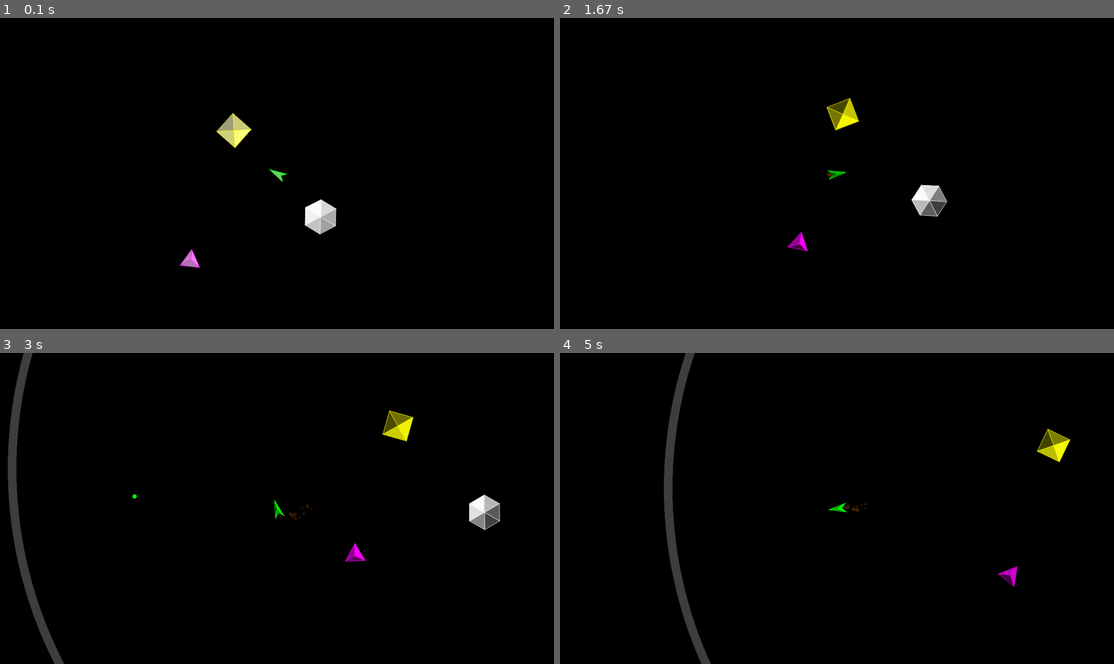
Above: before the commit, frames 1-4 (two rows, left to right).
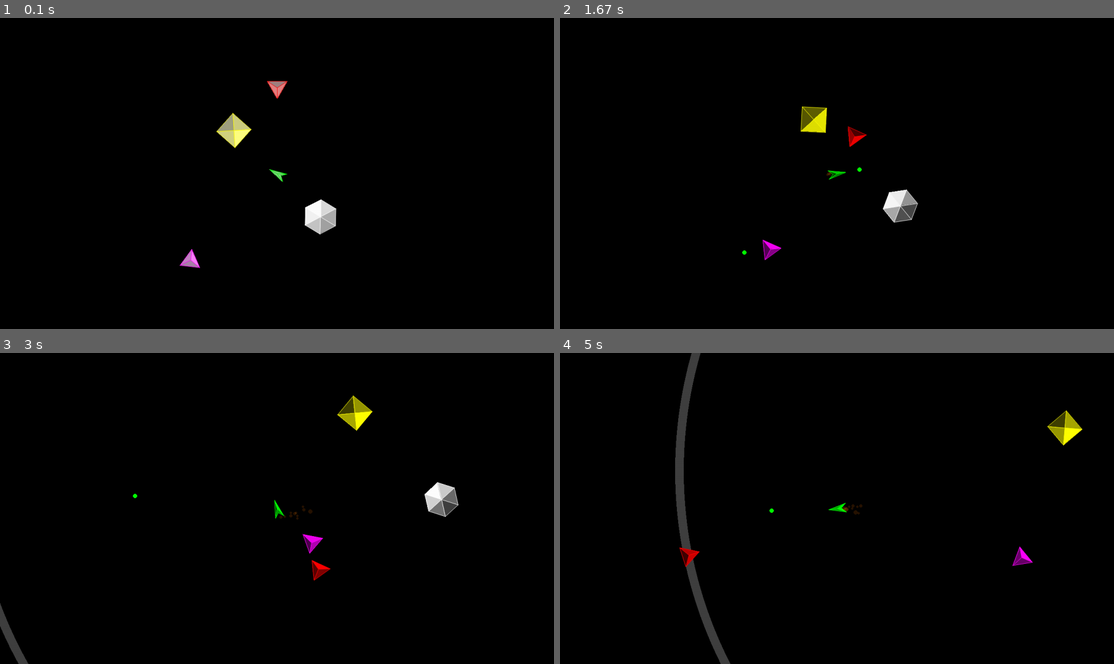
Above: after the commit, the same moments.

Repository: Binary-Ninja/pygame-summer-jam-2024
Game: pygame game, started from main.py
Two runs of this game, one before a commit and one after it. Both use one fixed random seed, a clock stepped at 60 frames per second and the inputs below.
Inputs (mouse positions are in pixels of both pictures, inside the frame that each line leads up to):
- Up to frame 1 (0.1 s): no input
- Up to frame 2 (1.67 s): press the mouse at (704, 176) at 0.37 s; move the mouse to (798, 207) at 0.47 s; release the mouse at (892, 241) at 0.6 s; hold Esc 0.67-1.13 s; click (665, 126) at 0.75 s; click (837, 108) at 1.22 s, where only the run after the commit has a clickable "(ESC) RESUME"; hold M from 1.5 s (still down); click (903, 164) at 1.58 s
- Up to frame 3 (3 s): release M at 1.97 s; press the mouse at (144, 511) at 2.03 s; move the mouse to (149, 558) at 2.13 s; release the mouse at (155, 604) at 2.27 s; press the mouse at (144, 511) at 2.37 s; move the mouse to (177, 564) at 2.47 s; release the mouse at (204, 617) at 2.6 s; press the mouse at (144, 511) at 2.7 s; move the mouse to (199, 474) at 2.8 s; release the mouse at (254, 433) at 2.93 s
- Up to frame 4 (5 s): press the mouse at (704, 511) at 3.03 s; move the mouse to (831, 486) at 3.13 s; release the mouse at (964, 461) at 3.27 s; press the mouse at (704, 511) at 3.37 s; move the mouse to (720, 542) at 3.47 s; release the mouse at (737, 573) at 3.6 s; press the mouse at (704, 511) at 3.7 s; move the mouse to (759, 564) at 3.8 s; release the mouse at (814, 617) at 3.93 s; press the mouse at (704, 511) at 4.03 s; move the mouse to (704, 536) at 4.13 s; release the mouse at (704, 564) at 4.27 s; press the mouse at (704, 511) at 4.37 s; move the mouse to (864, 477) at 4.47 s; release the mouse at (1030, 446) at 4.6 s; press the mouse at (704, 511) at 4.7 s; move the mouse to (715, 517) at 4.8 s; release the mouse at (720, 520) at 4.93 s

The runs differ from the first frame. In frame 1, 0.1% of the frame differs, in the area x 48-52%, y 20-27%; in frame 2, 2.1%; in frame 3, 4.1%; in frame 4, 4.1%, in the area x 18-95%, y 0-100%.

Commit message:
added sounds, pause menu, and basic enemy

Diff:
--- a/main.py
+++ b/main.py
@@ -14,6 +14,8 @@
 
 APPLICATION_DIRECTORY = Path(__file__, "..").resolve()
 SOUND_DIRECTORY = APPLICATION_DIRECTORY / "sounds"
+FONT_PATH = APPLICATION_DIRECTORY / "Kenney_Future_Narrow.ttf"
+FIRE_GUN_SOUND = "fire_gun.wav"
 
 LEFT_MOUSE_BUTTON = 1
 WINDOWED_RESOLUTION = pg.Vector2(800, 600)
@@ -26,16 +28,21 @@
 def main() -> None:
     pg.init()
 
-    explosion_sound = pg.mixer.Sound(SOUND_DIRECTORY / "explosion.wav")
-    fire_sound = pg.mixer.Sound(SOUND_DIRECTORY / "fire_gun.wav")
-    asteroid_break_sound = pg.mixer.Sound(SOUND_DIRECTORY / "asteroid_break.wav")
+    sounds = utils.Sounds(SOUND_DIRECTORY, True)
 
     utils.setup_window("Polybius Rex")
     fullscreen = True
     screen = utils.create_display(WINDOWED_RESOLUTION, fullscreen)
     clock = pg.time.Clock()
-    font = pg.Font(size=24)
+    font = pg.Font(FONT_PATH, 24)
     debug = False
+    paused = False
+
+    # Create the pause menu buttons.
+    resume_button = sprites.Button(-150)
+    sounds_button = sprites.Button(-50)
+    fullscreen_button = sprites.Button(50)
+    quit_button = sprites.Button(150)
 
     # The center of the arena is the light source, so you can always locate it.
     light_source = (0, 0)
@@ -48,6 +55,9 @@
 
         # Create and reference the player object.
         player := sprites.Player((0, 0), sprites.PLAYER_POLYGONS, Color.GREEN),
+
+        # Create the enemies.
+        sprites.EnemyShip((0, -200), sprites.TRIANGLE_TRIANGLES, Color.RED, player),
     ]
 
     # Particle groups.
@@ -76,12 +86,18 @@
                         pg.quit()
                         sys.exit()
 
+                if event.key == pg.K_ESCAPE:
+                    paused = not paused
+
                 if event.key == pg.K_F3:
                     debug = not debug
 
                 if event.key == pg.K_F4:
                     fullscreen = not fullscreen
                     screen = utils.create_display(WINDOWED_RESOLUTION, fullscreen)
+
+                if event.key == pg.K_m:
+                    sounds.muted = not sounds.muted
 
             if event.type == pg.MOUSEBUTTONDOWN:
                 if event.button == LEFT_MOUSE_BUTTON:
@@ -91,31 +107,49 @@
                 if event.button == LEFT_MOUSE_BUTTON:
                     player.thrusting = False
 
+        # Tick the clock.
         dt = clock.tick(FPS_CAP) / 1000
 
-        # Spawn particles.
-        if player.thrusting:
-            vel_vector = utils.polar_vector(random.randint(150, 200), player.angle + 90 + random.randint(-15, 15))
-            thrust_particles.add(sprites.ThrustParticle(player.thrust_pos, player.vel + vel_vector))
+        # Update the game state.
+        if not paused:
+            # Spawn particles.
+            if player.thrusting:
+                vel_vector = utils.polar_vector(random.randint(150, 200), player.angle + 90 + random.randint(-15, 15))
+                thrust_particles.add(sprites.ThrustParticle(player.thrust_pos, player.vel + vel_vector))
 
-            if pg.time.get_ticks() - player.last_fire >= sprites.PLAYER_FIRE_RATE:
-                fire_sound.play()
-                player.last_fire = pg.time.get_ticks()
-                vel_vector = utils.polar_vector(-sprites.PLAYER_BULLET_SPEED, player.angle + 90)
-                bullets.add(sprites.Bullet(player.gun_pos, player.vel + vel_vector))
+                if pg.time.get_ticks() - player.last_fire >= sprites.PLAYER_FIRE_RATE:
+                    sounds.play(FIRE_GUN_SOUND)
+                    player.last_fire = pg.time.get_ticks()
+                    vel_vector = utils.polar_vector(-sprites.PLAYER_BULLET_SPEED, player.angle + 90)
+                    bullets.add(sprites.Bullet(player.gun_pos, player.vel + vel_vector))
 
-        # Update objects and particles.
-        game_objects = [go for go in game_objects if go.update(dt, ARENA_RADIUS,
-                                                               debris=debris_particles, sound=asteroid_break_sound)]
+            # Update objects and particles.
+            game_objects = [go for go in game_objects if go.update(dt, ARENA_RADIUS,
+                                                                   debris=debris_particles, sounds=sounds)]
 
-        thrust_particles.update(dt)
-        debris_particles.update(dt)
-        bullets.update(dt, arena_radius=ARENA_RADIUS, game_objects=game_objects, ex_sound=explosion_sound)
+            thrust_particles.update(dt)
+            debris_particles.update(dt)
+            bullets.update(dt, arena_radius=ARENA_RADIUS, game_objects=game_objects, sounds=sounds)
+        # Update the menu.
+        else:
+            if resume_button.update():
+                paused = False
+            if sounds_button.update():
+                sounds.muted = not sounds.muted
+            if fullscreen_button.update():
+                fullscreen = not fullscreen
+                screen = utils.create_display(WINDOWED_RESOLUTION, fullscreen)
+            if quit_button.update():
+                pg.quit()
+                sys.exit()
 
-        # Do camera calculations.
+        # Update the camera.
         screen_middle = pg.Vector2(screen.size) / 2
         camera = screen_middle - player.pos
-        player.angle = pg.Vector2().angle_to(pg.mouse.get_pos() - screen_middle) + 90
+
+        # Rotate the player to face the mouse.
+        if not paused:
+            player.angle = pg.Vector2().angle_to(pg.mouse.get_pos() - screen_middle) + 90
 
         # Draw everything.
         screen.fill(SCREEN_BACKGROUND_COLOR)
@@ -131,6 +165,12 @@
         debris_particles.draw(screen, camera)
         bullets.draw(screen, camera)
 
+        if paused:
+            resume_button.draw(screen, font, " (ESC) RESUME")
+            sounds_button.draw(screen, font, f" (M) SOUNDS: {"OFF" if sounds.muted else "ON"}")
+            fullscreen_button.draw(screen, font, f" (F4) FULLSCREEN: {"ON" if fullscreen else "OFF"}")
+            quit_button.draw(screen, font, " (CTRL+Q) QUIT", Color.RED)
+
         if debug:
             fps_surf = font.render(f"{clock.get_fps():.2f}", True, Color.WHITE, Color.BLACK)
             screen.blit(fps_surf, (0, screen.height - fps_surf.height))
--- a/sprites.py
+++ b/sprites.py
@@ -47,11 +47,16 @@
 PLAYER_FIRE_RATE = 500
 PLAYER_RADIUS = 15
 
+ENEMY_THRUST_ACC = 250
+
 ARENA_BOUNCE = 0.8
 
 BULLET_DAMAGE = 10
 
 DAMAGE_FLASH_MS = 200
+
+ASTEROID_HIT_SOUND = "explosion.wav"
+ASTEROID_BREAK_SOUND = "asteroid_break.wav"
 
 
 def darken(color: tuple[int, int, int] | pg.Color, amount: float) -> pg.Color:
@@ -64,6 +69,40 @@
 
 def centroid(points: Sequence[Sequence[float]]) -> tuple[float, float]:
     return sum(p[0] for p in points) / len(points), sum(p[1] for p in points) / len(points)
+
+
+class Button:
+    def __init__(self, y_offset: int):
+        self.y_offset = y_offset
+        self.rect = pg.Rect(0, 0, 0, 50)
+        self.hover = False
+        self.pressed = False
+
+    def update(self) -> bool:
+        self.hover = False
+        if self.rect.collidepoint(pg.mouse.get_pos()):
+            self.hover = True
+            if pg.mouse.get_pressed()[0]:
+                self.pressed = True
+            elif self.pressed:  # Mouse was released over the button.
+                self.pressed = False
+                return True
+        else:
+            self.pressed = False
+        return False
+
+    def draw(self, screen: pg.Surface, font: pg.Font, text: str, color=Color.WHITE):
+        if self.hover:
+            color = Color.CYAN
+        if self.pressed:
+            color = Color.GREEN
+        text_surf = font.render(text, True, color, Color.BLACK)
+        self.rect.width = text_surf.width + 20
+        self.rect.centerx = screen.get_rect().centerx  # noqa
+        self.rect.centery = screen.get_rect().centery + self.y_offset  # noqa
+        pg.draw.rect(screen, Color.BLACK, self.rect, 0, 15)
+        pg.draw.rect(screen, color, self.rect, 2, 15)
+        screen.blit(text_surf, text_surf.get_rect(center=self.rect.center))
 
 
 class ThrustParticle(utils.Particle):
@@ -99,7 +138,7 @@
             if (self.pos - game_object.pos).length_squared() < game_object.radius ** 2:
                 game_object.health -= BULLET_DAMAGE
                 if game_object.health > 0:
-                    kwargs["ex_sound"].play()
+                    kwargs["sounds"].play(ASTEROID_HIT_SOUND)
                 game_object.last_hit = pg.time.get_ticks()
                 return False
         self.pos += self.vel * dt
@@ -185,7 +224,7 @@
             for _ in range(40):
                 vel_vector = utils.polar_vector(-random.randint(60, 120), random.randrange(360))
                 kwargs["debris"].add(DebrisParticle(self.pos, vel_vector, self.color))
-            kwargs["sound"].play()
+            kwargs["sounds"].play(ASTEROID_BREAK_SOUND)
             return False
         self.angle += self.turn_speed * dt
         self.angle %= 360
@@ -215,3 +254,28 @@
             self.pos.scale_to_length(arena_radius)
             self.vel = self.vel.reflect(self.pos) * ARENA_BOUNCE
         return True
+
+
+class EnemyShip(GameObject):
+    def __init__(self, pos: Sequence[float], polygons, color, target: GameObject):
+        super().__init__(pos, polygons, color)
+        self.target = target
+        self.acc = pg.Vector2()
+        self.vel = pg.Vector2()
+
+    def update(self, dt: float, arena_radius: int, **kwargs) -> bool:
+        if self.health <= 0:
+            for _ in range(40):
+                vel_vector = utils.polar_vector(-random.randint(60, 120), random.randrange(360))
+                kwargs["debris"].add(DebrisParticle(self.pos, vel_vector, self.color))
+            kwargs["sounds"].play(ASTEROID_BREAK_SOUND)
+            return False
+        self.angle = pg.Vector2().angle_to(self.target.pos - self.pos) + 90
+        self.acc = self.target.pos - self.pos
+        self.acc.scale_to_length(ENEMY_THRUST_ACC)
+        self.vel += self.acc * dt
+        self.pos += self.vel * dt
+        if self.pos.length_squared() > arena_radius ** 2:
+            self.pos.scale_to_length(arena_radius)
+            self.vel = self.vel.reflect(self.pos) * ARENA_BOUNCE
+        return True
--- a/utils.py
+++ b/utils.py
@@ -6,6 +6,19 @@
 import pygame as pg
 
 from typing import Optional, Sequence, Callable, Hashable, Iterable
+
+
+class Sounds:
+    def __init__(self, sound_folder: Path, muted: bool = False):
+        self.muted = muted
+        self.sounds: dict[str, pg.mixer.Sound] = {}
+        for path in sound_folder.iterdir():
+            if path.is_file():
+                self.sounds[path.name] = pg.mixer.Sound(path)
+
+    def play(self, sound: str):
+        if not self.muted:
+            self.sounds[sound].play()
 
 
 def polar_vector(length: float, angle: float) -> pg.Vector2:
Binary file added: Kenney_Future_Narrow.ttf
